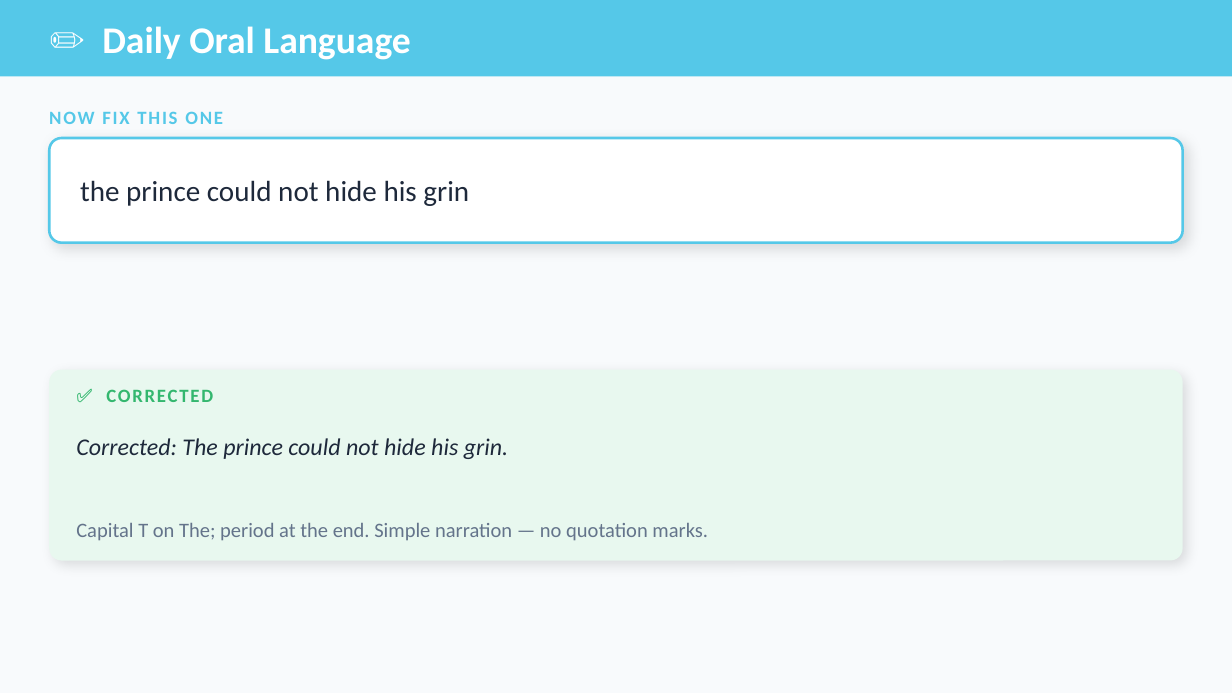
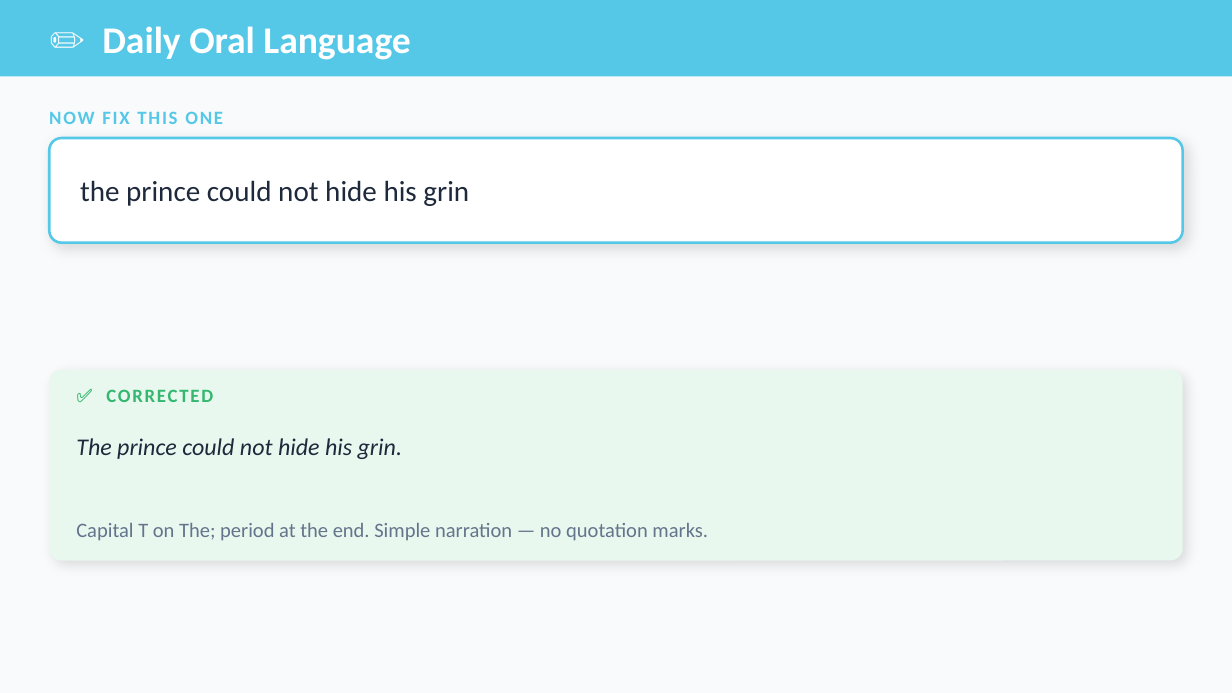
Before and after one commit to optimaondemand/optima-3rd-ela, a slide deck: slide 9 of Planning docs/Slides/lesson-22-2-teacher-slides.pptx. Drawn at 1232x693 pixels with LibreOffice and Linux fonts; fonts in the diff are those of the drawing. Boxes give left, top, right and bottom in pixels: in the first picture for what was removed or moved away, otherwise in the second. Text is boxed around its words. In the diff, an @@ line names an element or a change of style, - is before the commit and + after.

```diff
--- a/Planning docs/Slides/lesson-22-2-teacher-slides.pptx
+++ b/Planning docs/Slides/lesson-22-2-teacher-slides.pptx
@@ text at [76, 438, 402, 459]: text changed @@
-Corrected: The prince could not hide his grin.
+The prince could not hide his grin.
```
Also in this commit, not shown: 8 slides added, 6 slides removed, 20 other files.
